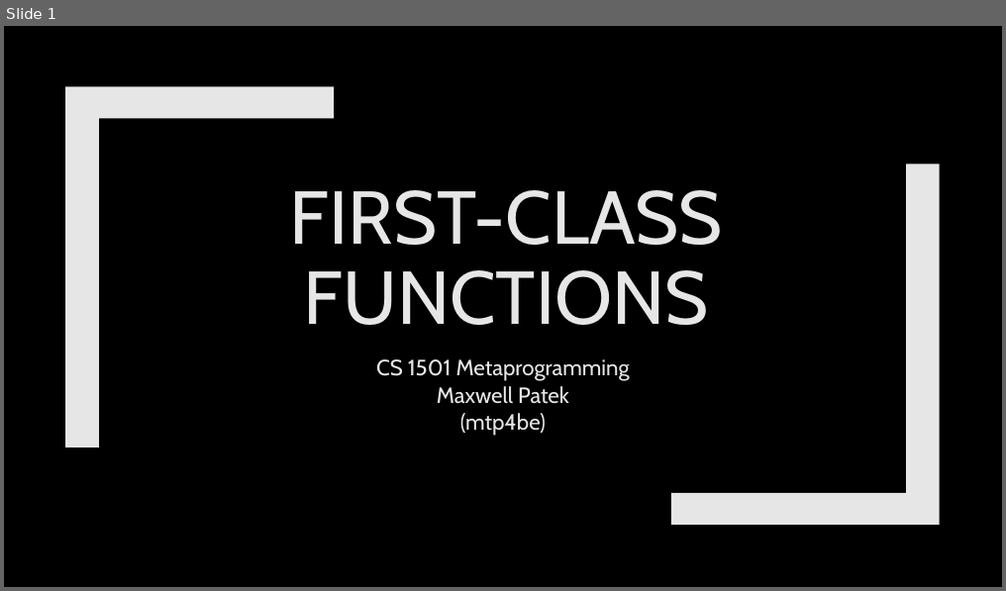
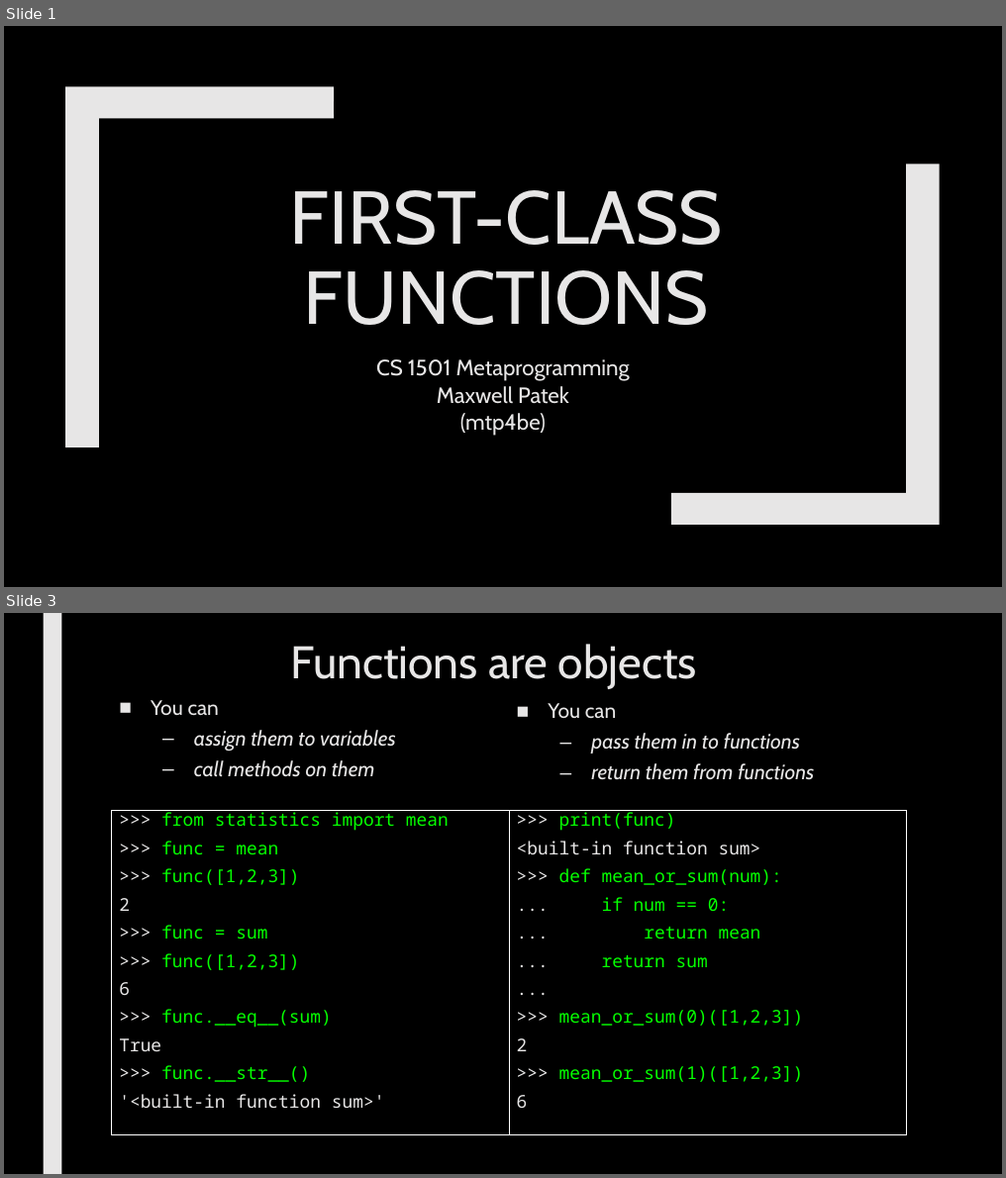
Before and after one commit to max7patek/metaprogramming, a slide deck: slides/02-FirstClassFunctions.pptx. Shown one above the other, each under a label of ours: slide 1 before the commit, slides 1 and 3 after it; the slides between them are not shown. The pictures are 1006x591 and 1006x1178 pixels, drawn with LibreOffice and Linux fonts; fonts in the diff are those of the drawing. Boxes give left, top, right and bottom in pixels: in the first picture for what was removed or moved away, otherwise in the second. Text is boxed around its words. In the diff, an @@ line names an element or a change of style, - is before the commit and + after.

Commit message:
Finshed draft of First-Class Functions slides

```diff
--- a/slides/02-FirstClassFunctions.pptx
+++ b/slides/02-FirstClassFunctions.pptx
@@ slide 3 added at (x1=4, y1=613, x2=1002, y2=1174), background #000000 @@
@@ rectangle added at (x1=43, y1=613, x2=61, y2=1174), fill #E7E6E6 @@
@@ title added at (x1=291, y1=644, x2=697, y2=688), 44 pt, text #E7E6E6 @@
+Functions are objects
@@ text added at (x1=151, y1=700, x2=395, y2=777), 20 pt, text #E7E6E6, italic @@
+■ You can
+  – assign them to variables
+  – call methods on them
@@ text added at (x1=548, y1=703, x2=814, y2=780), 20 pt, text #E7E6E6, italic @@
+■ You can
+  – pass them in to functions
+  – return them from functions
@@ rectangle added at (x1=112, y1=810, x2=509, y2=1135), outline #FFFFFF 0.75 pt, 17 pt, text #05FF00 @@
+>>> from statistics import mean
+>>> func = mean
+>>> func([1,2,3])
+2
+>>> func = sum
+>>> func([1,2,3])
+6
+>>> func.__eq__(sum)
+True
+>>> func.__str__()
+'<built-in function sum>'
@@ rectangle added at (x1=509, y1=810, x2=907, y2=1135), outline #FFFFFF 0.75 pt, 17 pt, text #05FF00 @@
+>>> print(func)
+<built-in function sum>
+>>> def mean_or_sum(num):
+... if num == 0:
+... return mean
+... return sum
+...
+>>> mean_or_sum(0)([1,2,3])
+2
+>>> mean_or_sum(1)([1,2,3])
+6
```
Also in this commit, not shown: 1 slide changed, 15 other slides added, 2 slides removed.
